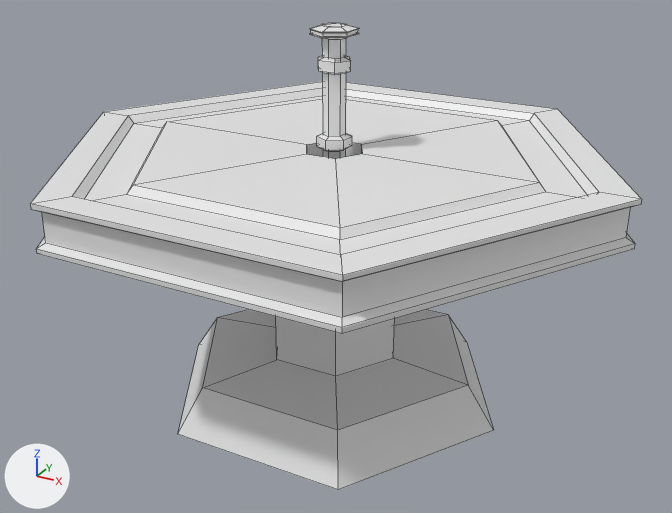
The FBX model Assets/_Visual/Environment/_Interiors/Landmarks/Temple/Extras/PuzzleParts/Base.fbx, before and after one commit.
Camera for both pictures: a 50 mm camera at (2.13, -3.04, 1.97) aimed at (0.31, 0.27, 0.31). Lighting does not change. The marker at lower left points along +X, +Y and +Z. Mesh edges are drawn as thin lines. Where no turn or scale is listed for an object, it has been applied to the vertices.
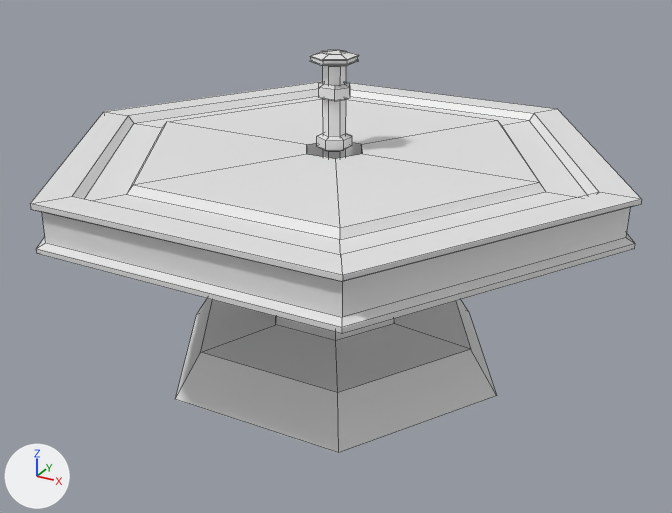
Location of each change, [x1, y1, x2, y2] in pixels of the pictures (672 x 513 px; the box of a moved part takes in the faces that stretch with it):
```json
{"object": "Cylinder", "change": "reshaped", "before": [30, 23, 642, 490], "after": [30, 50, 642, 453], "on screen": "14% shorter"}
{"part": 1, "of": "me_cylinder", "change": "moved or reshaped", "before": [310, 23, 359, 159], "after": [310, 50, 359, 159]}
{"part": 2, "of": "me_cylinder", "change": "moved or reshaped", "before": [318, 55, 351, 74], "after": [319, 82, 350, 101]}
{"part": 3, "of": "me_cylinder", "change": "moved or reshaped", "before": [178, 309, 494, 490], "after": [175, 298, 496, 453]}
```

The change, as JSON lines over the scene's bpy script:
```json
{"block": "me_cylinder", "where": "me_cylinder.from_pydata(...)  # 210 vertices, 193 faces; spans x -1.29..1.29, y -1.12..1.12, z 0.04..1.74"}
{"block": "me_cylinder", "where": "# used by ob_cylinder; location = (0.273, 0.324, -0.428)"}
{"block": "me_cylinder", "change": "me_cylinder part 1: the loose piece of 54 vertices spanning x -0.09..0.09, y -0.1..0.1, z 0.49..1.74 is scaled about its middle by (1, 1, 0.91), then moved by (0.0, 0.0, -0.06)"}
{"block": "me_cylinder", "change": "me_cylinder part 2: the loose piece of 24 vertices spanning x -0.08..0.08, y -0.07..0.07, z 1.55..1.61 is moved by (0.0, 0.0, -0.11)"}
{"block": "me_cylinder", "change": "me_cylinder part 3: all 18 vertices in x -0.8..0.8, y -0.69..0.69, z 0.04..0.27 are moved by (0.0, 0.0, 0.18)"}
```
